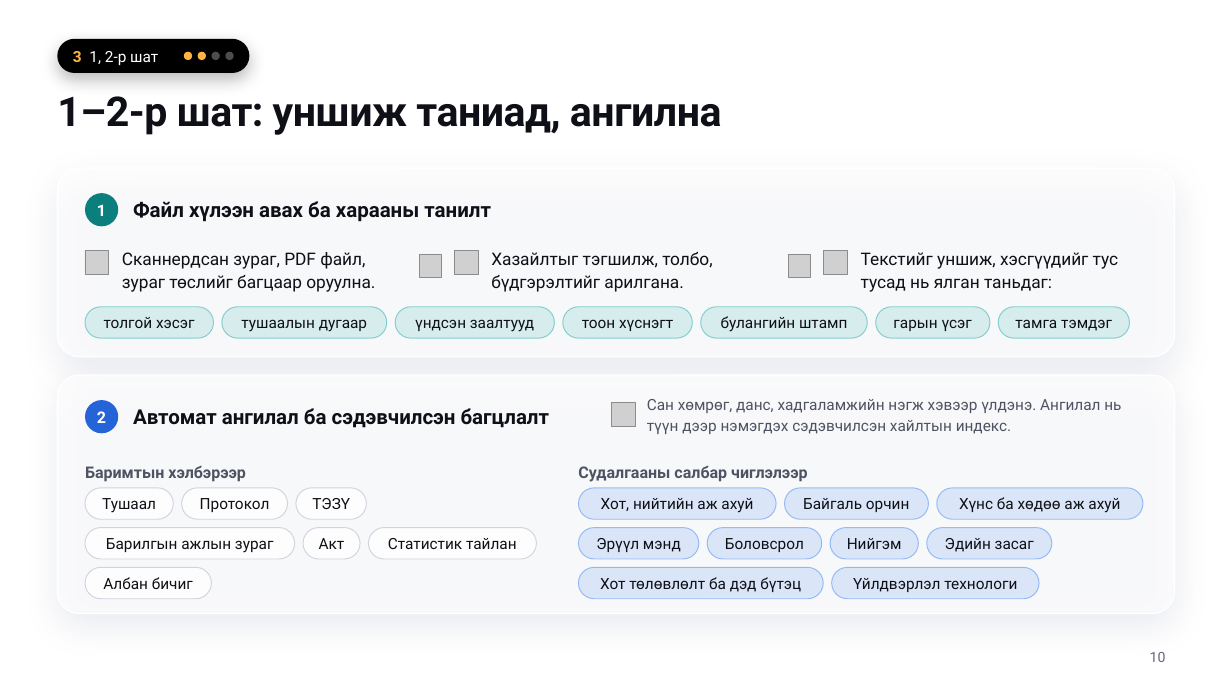
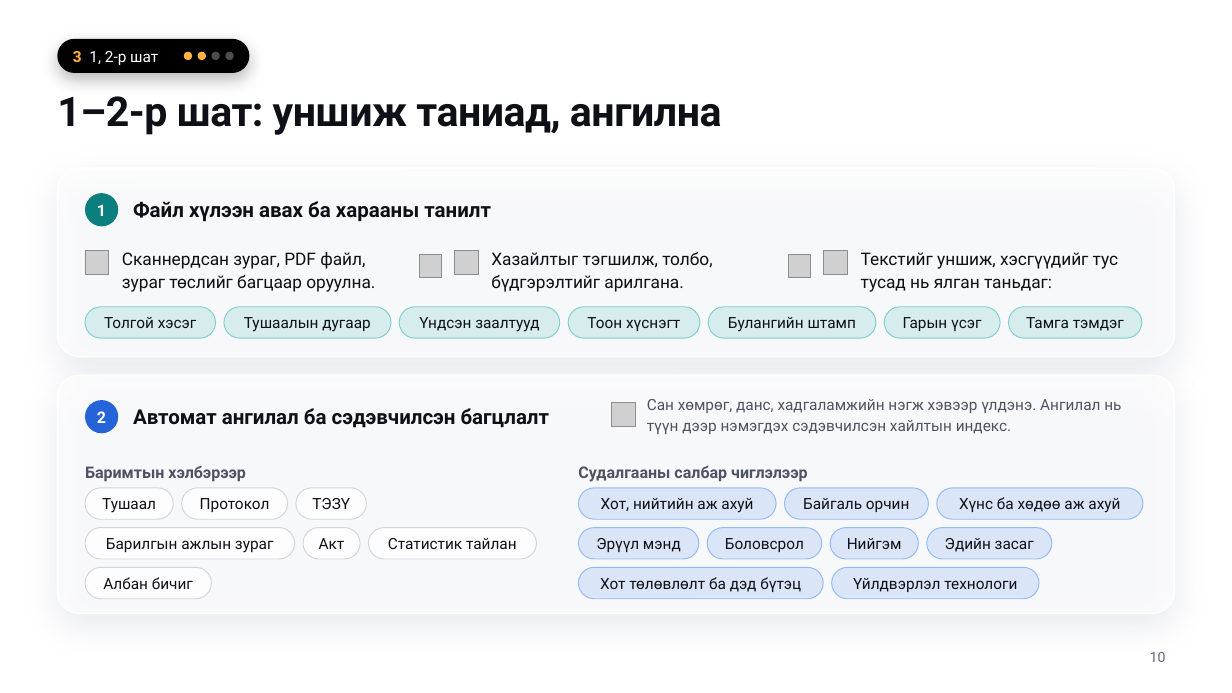
Before and after one commit to Gobiresource/ERP-system, a slide deck: slide 10 of docs/presentations/erdenet-archive-2026/Erdenet-arhiv-AI-iltgel-2026.pptx. Drawn at 1232x693 pixels with LibreOffice and Linux fonts; fonts in the diff are those of the drawing; grey boxes stand for pictures; background and template pictures are left out. Boxes give left, top, right and bottom in pixels: in the first picture for what was removed or moved away, otherwise in the second. Text is boxed around its words. In the diff, an @@ line names an element or a change of style, - is before the commit and + after.

```diff
--- a/docs/presentations/erdenet-archive-2026/Erdenet-arhiv-AI-iltgel-2026.pptx
+++ b/docs/presentations/erdenet-archive-2026/Erdenet-arhiv-AI-iltgel-2026.pptx
@@ text at <box>104,317,197,328</box>: text changed @@
-толгой хэсэг
+Толгой хэсэг
@@ rounded rectangle: place and size @@
-rounded rectangle at <box>222,307,387,338</box>
+rounded rectangle at <box>224,307,391,338</box>
@@ text at <box>244,317,370,332</box>: text changed @@
-тушаалын дугаар
+Тушаалын дугаар
@@ rounded rectangle: place and size @@
-rounded rectangle at <box>396,307,555,338</box>
+rounded rectangle at <box>399,307,560,338</box>
@@ text at <box>419,317,539,332</box>: text changed @@
-үндсэн заалтууд
+Үндсэн заалтууд
@@ rounded rectangle: place and size @@
-rounded rectangle at <box>563,307,692,338</box>
+rounded rectangle at <box>568,307,701,338</box>
@@ text at <box>587,317,680,331</box>: text changed @@
-тоон хүснэгт
+Тоон хүснэгт
@@ rounded rectangle: place and size @@
-rounded rectangle at <box>701,307,867,338</box>
+rounded rectangle at <box>708,307,876,338</box>
@@ text at <box>728,317,856,332</box>: text changed @@
-булангийн штамп
+Булангийн штамп
@@ rounded rectangle: place and size @@
-rounded rectangle at <box>876,307,991,338</box>
+rounded rectangle at <box>884,307,1000,338</box>
@@ text at <box>903,317,981,331</box>: text changed @@
-гарын үсэг
+Гарын үсэг
@@ rounded rectangle: place and size @@
-rounded rectangle at <box>998,307,1129,338</box>
+rounded rectangle at <box>1008,307,1141,338</box>
@@ text at <box>1026,317,1124,331</box>: text changed @@
-тамга тэмдэг
+Тамга тэмдэг
```
Also in this commit, not shown: 4 other slides changed, 5 other files.
